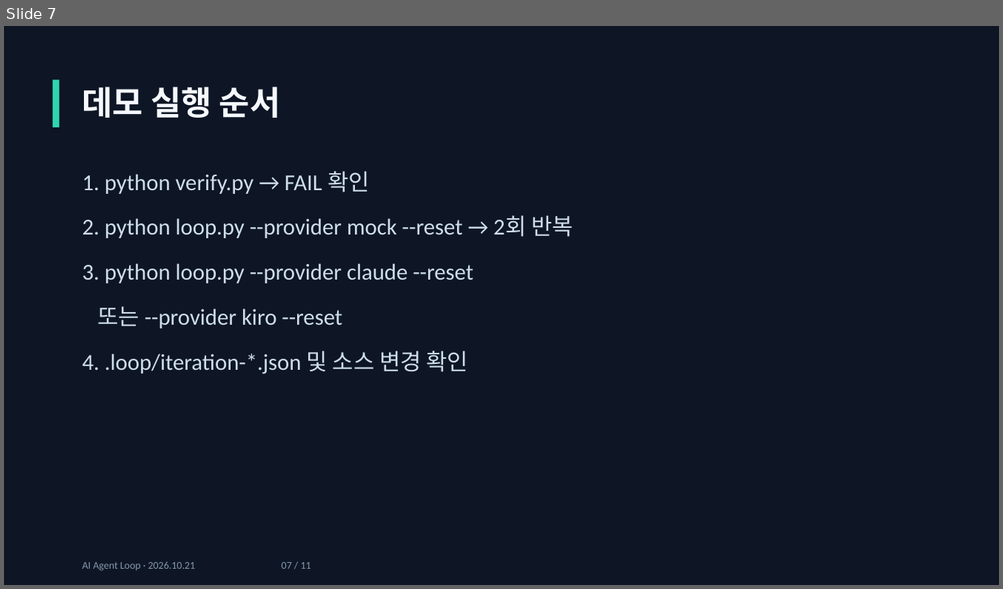
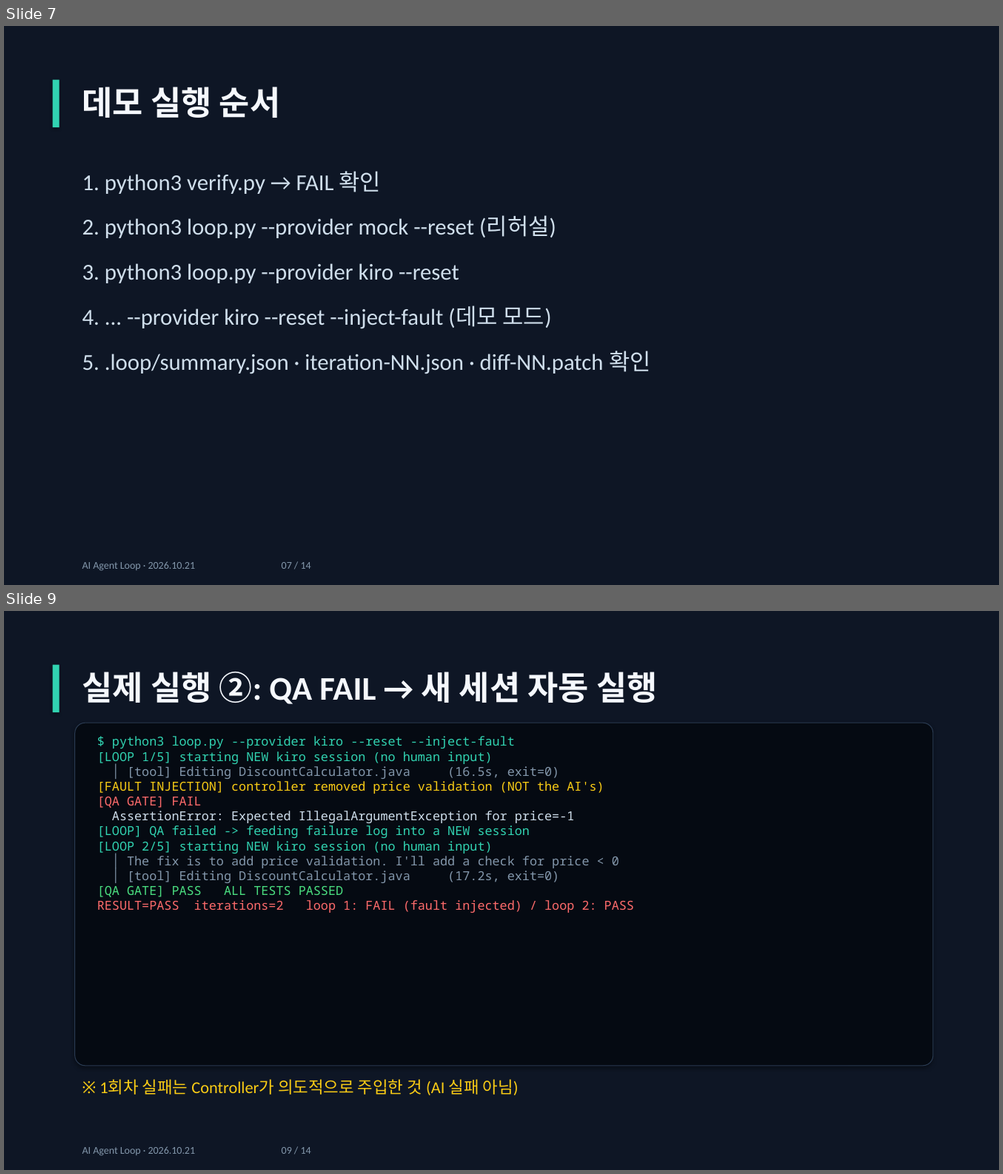
Before and after one commit to jaewon-i/kiro-agent-loop-demo, a slide deck: docs/AI_Agent_Loop.pptx. Shown one above the other, each under a label of ours: slide 7 before the commit, slides 7 and 9 after it; the slides between them are not shown. The pictures are 1003x589 and 1003x1174 pixels, drawn with LibreOffice and Linux fonts; fonts in the diff are those of the drawing. Boxes give left, top, right and bottom in pixels: in the first picture for what was removed or moved away, otherwise in the second. Text is boxed around its words. In the diff, an @@ line names an element or a change of style, - is before the commit and + after.

Commit message:
Reflect verified Kiro CLI runs in presentation deck

```diff
--- a/docs/AI_Agent_Loop.pptx
+++ b/docs/AI_Agent_Loop.pptx
@@ slide 9 added at [4, 611, 999, 1170], background #0E1625 @@
@@ rectangle added at [53, 665, 60, 712], fill #31D3B1 @@
@@ text added at [82, 672, 657, 704], 32 pt, text #F5F8FD, bold @@
+실제 실행 ②: QA FAIL → 새 세션 자동 실행
@@ rounded rectangle added at [75, 723, 933, 1066], fill #050A12, outline #2A3B52 0.75 pt @@
@@ text added at [97, 736, 634, 913], 12 pt, text #31D3B1 @@
+$ python3 loop.py --provider kiro --reset --inject-fault
+[LOOP 1/5] starting NEW kiro session (no human input)
+│ [tool] Editing DiscountCalculator.java (16.5s, exit=0)
+[FAULT INJECTION] controller removed price validation (NOT the AI's)
+[QA GATE] FAIL
+AssertionError: Expected IllegalArgumentException for price=-1
+[LOOP] QA failed -> feeding failure log into a NEW session
+[LOOP 2/5] starting NEW kiro session (no human input)
+│ The fix is to add price validation. I'll add a check for price < 0
+│ [tool] Editing DiscountCalculator.java (17.2s, exit=0)
+[QA GATE] PASS ALL TESTS PASSED
+RESULT=PASS iterations=2 loop 1: FAIL (fault injected) / loop 2: PASS
@@ text added at [142, 1079, 518, 1096], 16 pt, text #FACC15 @@
+※ 1회차 실패는 Controller가 의도적으로 주입한 것 (AI 실패 아님)
@@ text added at [82, 1147, 311, 1156], 10 pt, text #8397AB @@
+AI Agent Loop · 2026.10.21 09 / 14
@@ slide 7 changed as well @@
@@ text at [82, 171, 651, 375]: text changed @@
-1. python verify.py → FAIL 확인
-2. python loop.py --provider mock --reset → 2회 반복
-3. python loop.py --provider claude --reset
-또는 --provider kiro --reset
-4. .loop/iteration-*.json 및 소스 변경 확인
+1. python3 verify.py → FAIL 확인
+2. python3 loop.py --provider mock --reset (리허설)
+3. python3 loop.py --provider kiro --reset
+4. ... --provider kiro --reset --inject-fault (데모 모드)
+5. .loop/summary.json · iteration-NN.json · diff-NN.patch 확인
@@ text at [82, 562, 311, 571]: text changed @@
-AI Agent Loop · 2026.10.21 07 / 11
+AI Agent Loop · 2026.10.21 07 / 14
```
Also in this commit, not shown: 10 other slides changed, 2 other slides added.
